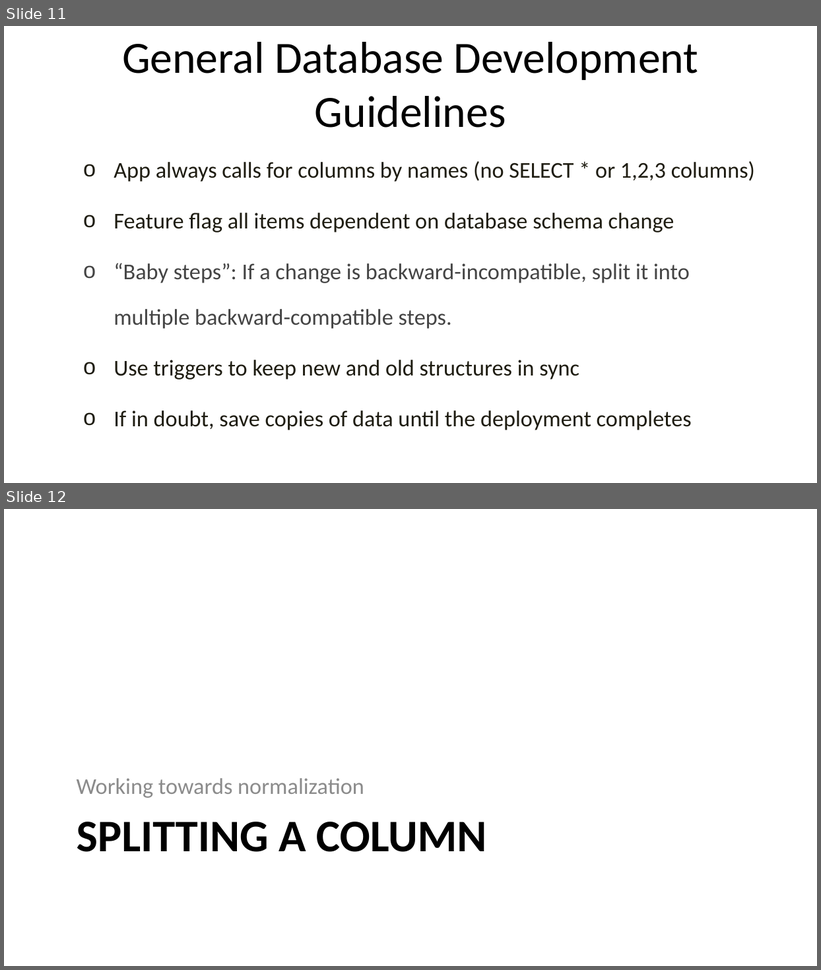
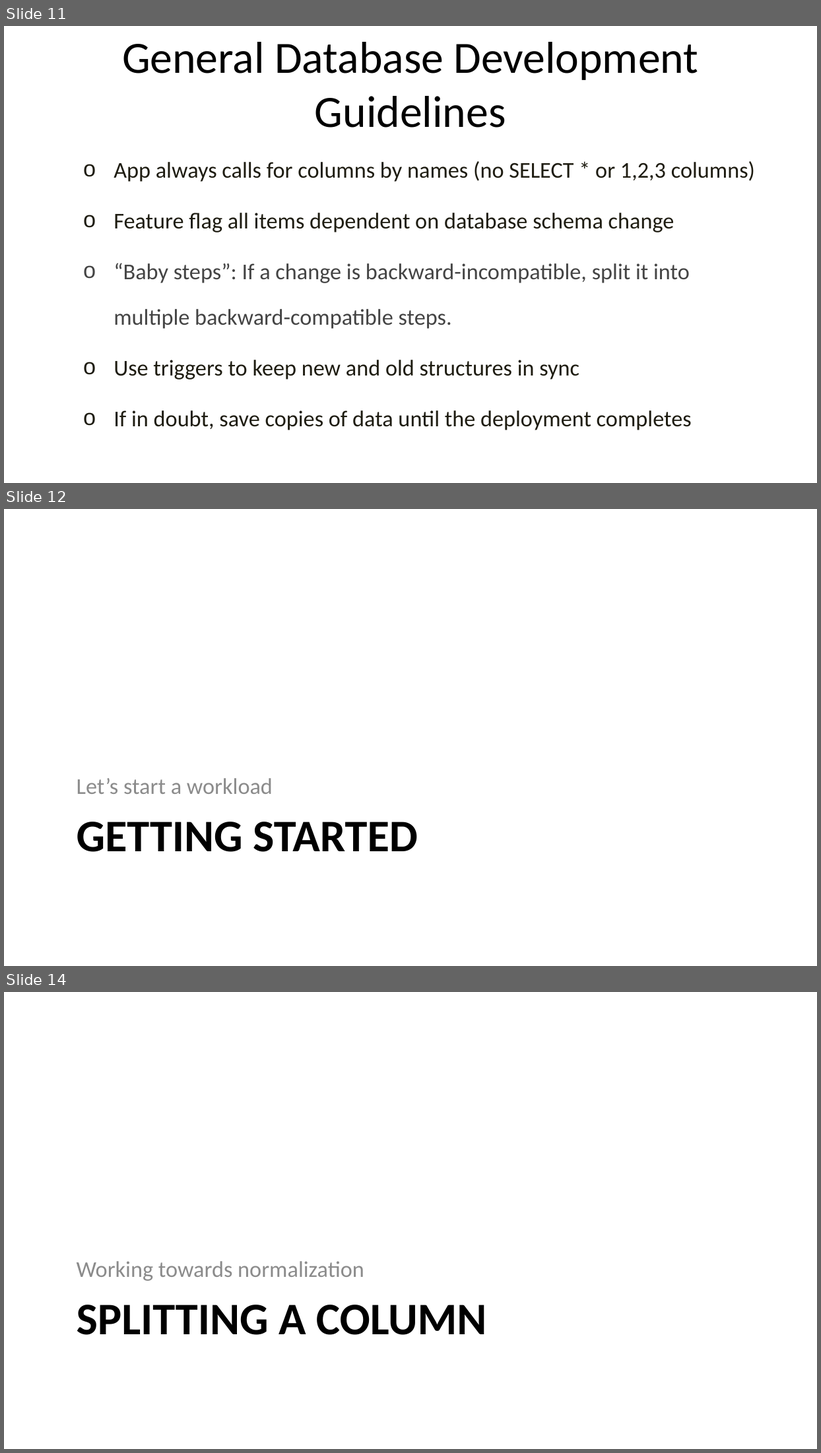
Before and after one commit to way0utwest/ZeroDowntime, a slide deck: ArchitectZeroDowntime.pptx. Shown one above the other, each under a label of ours: slides 11 and 12 before the commit, slides 11, 12 and 14 after it; the slides between them are not shown. The pictures are 821x970 and 821x1453 pixels, drawn with LibreOffice and Linux fonts; fonts in the diff are those of the drawing; background and template pictures are left out. Boxes give left, top, right and bottom in pixels: in the first picture for what was removed or moved away, otherwise in the second. Text is boxed around its words. In the diff, an @@ line names an element or a change of style, - is before the commit and + after.

```diff
--- a/ArchitectZeroDowntime.pptx
+++ b/ArchitectZeroDowntime.pptx
@@ slide 12 added at <box>4,509,817,966</box>, background #FFFFFF @@
@@ text added at <box>77,778,273,794</box>, 20 pt, text #8C8C8C @@
+Let’s start a workload
@@ title added at <box>77,822,418,852</box>, 40 pt, text #000000, bold @@
+GETTING STARTED
@@ what was slide 12 is now slide 14 @@
```
Also in this commit, not shown: 1 other slide added, 4 other files.
